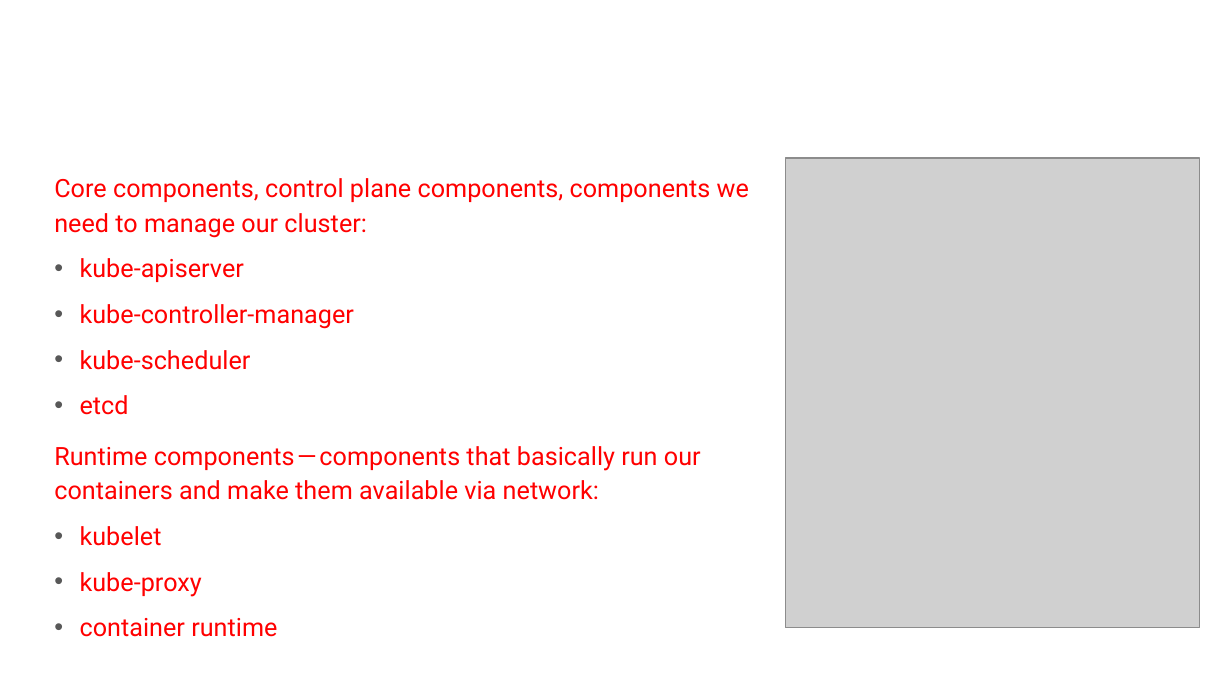
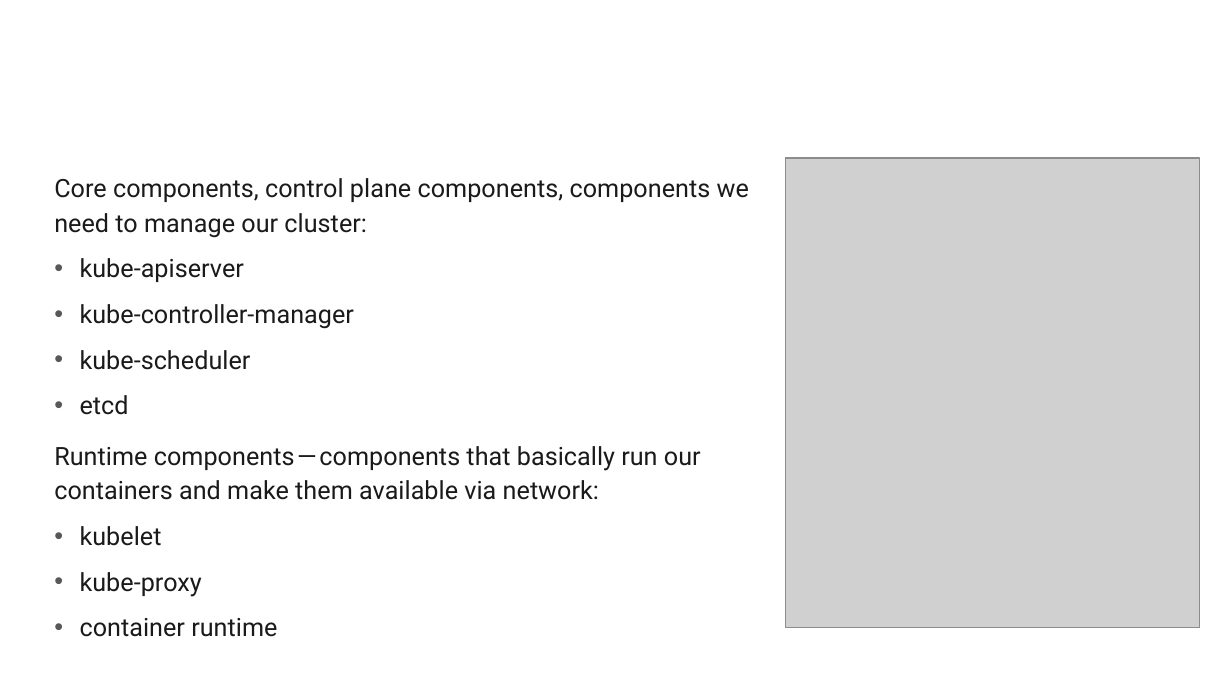
Before and after one commit to AutomatedIT/presentations, a slide deck: slide 9 of KubernetesMinikubeHelm_1.pptx. Drawn at 1232x693 pixels with LibreOffice and Linux fonts; fonts in the diff are those of the drawing; grey boxes stand for pictures; background and template pictures are left out. Boxes give left, top, right and bottom in pixels: in the first picture for what was removed or moved away, otherwise in the second. Text is boxed around its words. In the diff, an @@ line names an element or a change of style, - is before the commit and + after.

```diff
--- a/KubernetesMinikubeHelm_1.pptx
+++ b/KubernetesMinikubeHelm_1.pptx
@@ text "Core components, control plane components, ..." at box(54, 178, 749, 637): text colour #FF0000 to #1A1A1A @@
```
Also in this commit, not shown: 7 other slides changed, 1 slide added, 1 slide removed, 1 other file.
